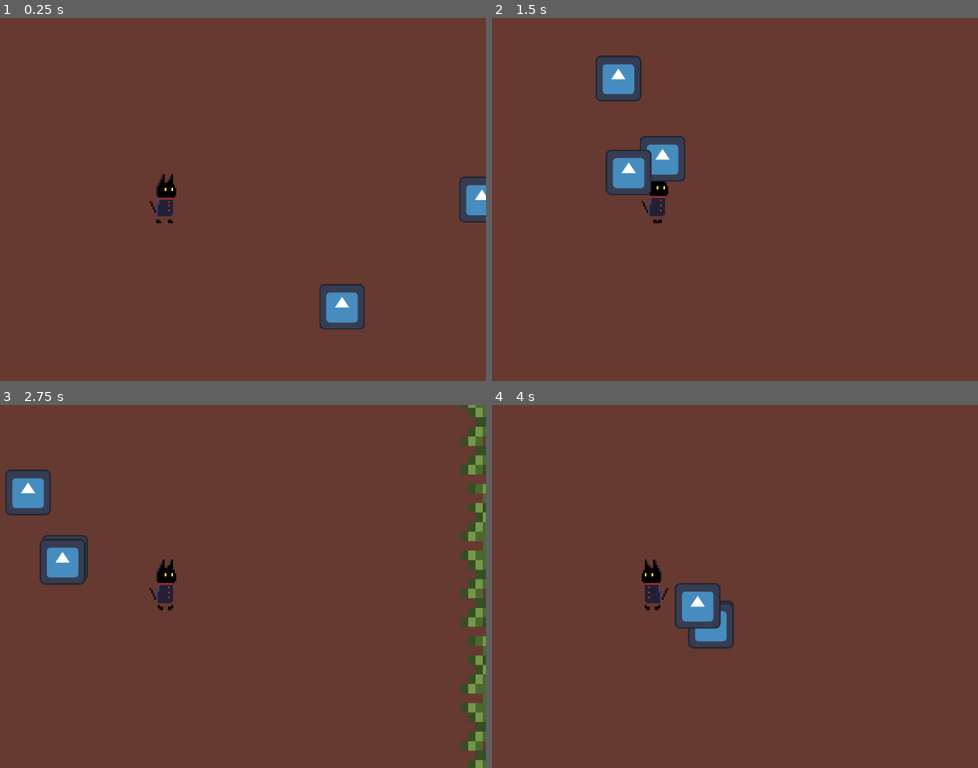
Above: before the commit, frames 1-4 (two rows, left to right).
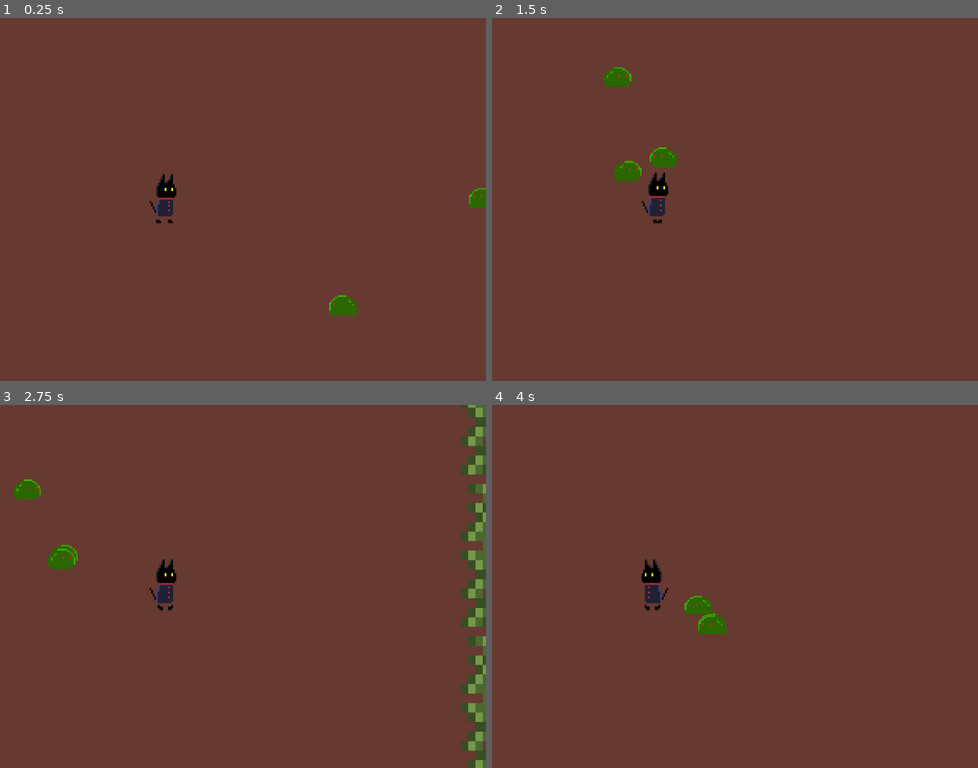
Above: after the commit, the same moments.

Repository: Neko-Lily/gamejam-game2
Game: Godot game, scene res://main.tscn
Two runs of this game, one before a commit and one after it. Both use one fixed random seed, a clock stepped at 60 frames per second and the inputs below. The engine's default icon, where the game draws it, is replaced by a stand-in: a white triangle on a blue panel in a dark square.
Inputs:
- Up to frame 1 (0.25 s): no input
- Up to frame 2 (1.5 s): hold D (move_right) 0.53-1.28 s; hold S (move_down) from 1.28 s (still down)
- Up to frame 3 (2.75 s): release S (move_down) at 2.03 s; hold D (move_right) from 2.03 s (still down)
- Up to frame 4 (4 s): release D (move_right) at 2.78 s; hold W (move_up) 2.78-3.53 s; hold A (move_left) from 3.53 s (still down)

The runs differ from the first frame. In frame 1, 1.8% of the frame differs, in the area x 65-100%, y 43-86%; in frame 2, 3.3%, in the area x 21-40%, y 10-49%; in frame 3, 2.5%; in frame 4, 1.9%.

Commit message:
adding sprite to slime

Diff:
--- a/godot-wild-jam-84/entities/enemies/enemy-1/scene/enemy.tscn
+++ /dev/null
@@ -1,20 +0,0 @@
-[gd_scene load_steps=4 format=3 uid="uid://dlfa7fhl8msim"]
-
-[ext_resource type="Script" uid="uid://boj3adgef4aas" path="res://entities/enemies/enemy-1/script/enemy.gd" id="1_6bead"]
-[ext_resource type="Texture2D" uid="uid://bnaxbmf56eqgy" path="res://icon.svg" id="1_ew18c"]
-
-[sub_resource type="CircleShape2D" id="CircleShape2D_6bead"]
-radius = 64.0
-
-[node name="enemy" type="CharacterBody2D" groups=["Player"]]
-scale = Vector2(0.75, 0.75)
-collision_mask = 0
-script = ExtResource("1_6bead")
-
-[node name="Sprite2D" type="Sprite2D" parent="."]
-texture = ExtResource("1_ew18c")
-
-[node name="Area2D" type="Area2D" parent="."]
-
-[node name="CollisionShape2D" type="CollisionShape2D" parent="Area2D"]
-shape = SubResource("CircleShape2D_6bead")
--- /dev/null
+++ b/godot-wild-jam-84/entities/enemies/slime/scene/enemy.tscn
@@ -0,0 +1,68 @@
+[gd_scene load_steps=10 format=3 uid="uid://dlfa7fhl8msim"]
+
+[ext_resource type="Script" uid="uid://boj3adgef4aas" path="res://entities/enemies/slime/script/enemy.gd" id="1_6bead"]
+[ext_resource type="Texture2D" uid="uid://c26wqsqu6pite" path="res://entities/enemies/slime/sprite/slime-enemy.png" id="2_vppn0"]
+
+[sub_resource type="CircleShape2D" id="CircleShape2D_6bead"]
+radius = 64.0
+
+[sub_resource type="AtlasTexture" id="AtlasTexture_atu11"]
+atlas = ExtResource("2_vppn0")
+region = Rect2(0, 0, 32, 32)
+
+[sub_resource type="AtlasTexture" id="AtlasTexture_vpik7"]
+atlas = ExtResource("2_vppn0")
+region = Rect2(32, 0, 32, 32)
+
+[sub_resource type="AtlasTexture" id="AtlasTexture_6g4ws"]
+atlas = ExtResource("2_vppn0")
+region = Rect2(64, 0, 32, 32)
+
+[sub_resource type="AtlasTexture" id="AtlasTexture_2lk2y"]
+atlas = ExtResource("2_vppn0")
+region = Rect2(96, 0, 32, 32)
+
+[sub_resource type="AtlasTexture" id="AtlasTexture_2oirp"]
+atlas = ExtResource("2_vppn0")
+region = Rect2(128, 0, 32, 32)
+
+[sub_resource type="SpriteFrames" id="SpriteFrames_hc5y8"]
+animations = [{
+"frames": [{
+"duration": 1.0,
+"texture": SubResource("AtlasTexture_atu11")
+}, {
+"duration": 1.0,
+"texture": SubResource("AtlasTexture_vpik7")
+}, {
+"duration": 1.0,
+"texture": SubResource("AtlasTexture_6g4ws")
+}, {
+"duration": 1.0,
+"texture": SubResource("AtlasTexture_2lk2y")
+}, {
+"duration": 1.0,
+"texture": SubResource("AtlasTexture_2oirp")
+}],
+"loop": true,
+"name": &"default",
+"speed": 5.0
+}]
+
+[node name="enemy" type="CharacterBody2D" groups=["Player"]]
+scale = Vector2(0.75, 0.75)
+collision_mask = 0
+script = ExtResource("1_6bead")
+
+[node name="Area2D" type="Area2D" parent="."]
+
+[node name="CollisionShape2D" type="CollisionShape2D" parent="Area2D"]
+shape = SubResource("CircleShape2D_6bead")
+
+[node name="AnimatedSprite2D" type="AnimatedSprite2D" parent="."]
+texture_filter = 1
+scale = Vector2(4, 4)
+sprite_frames = SubResource("SpriteFrames_hc5y8")
+autoplay = "default"
+frame = 2
+frame_progress = 0.14559
--- a/godot-wild-jam-84/entities/enemies/enemy-1/script/enemy.gd
+++ b/godot-wild-jam-84/entities/enemies/slime/script/enemy.gd
@@ -3,7 +3,7 @@
 @onready var player = get_tree().get_first_node_in_group("Player")
 @export var SPEED = 300
 @export var max_distance_to_player = 80
-
+@onready var sprite = $AnimatedSprite2D
 
 func _process(delta: float) -> void:
 	_move_towards_player(delta)
@@ -16,3 +16,12 @@
 		move_and_slide()
 	else:
 		global_position.move_toward(Vector2(0,0),delta)
+
+	if velocity.x != 0 || velocity.y != 0 :
+		sprite.play("moving")
+		if velocity.x > 0 :
+			sprite.flip_h =true
+		if velocity.x < 0 :
+			sprite.flip_h= false
+	else:
+		sprite.play("default")
--- a/godot-wild-jam-84/main.tscn
+++ b/godot-wild-jam-84/main.tscn
@@ -2,7 +2,7 @@
 
 [ext_resource type="PackedScene" uid="uid://o72nobllxw1f" path="res://level/scene/level.tscn" id="1_ig7tw"]
 [ext_resource type="PackedScene" uid="uid://bkhfiskncyhjd" path="res://entities/player/scene/player.tscn" id="2_0xm2m"]
-[ext_resource type="PackedScene" uid="uid://dlfa7fhl8msim" path="res://entities/enemies/enemy-1/scene/enemy.tscn" id="3_h2yge"]
+[ext_resource type="PackedScene" uid="uid://dlfa7fhl8msim" path="res://entities/enemies/slime/scene/enemy.tscn" id="3_h2yge"]
 
 [node name="Main" type="Node2D"]
 
--- a/godot-wild-jam-84/project.godot
+++ b/godot-wild-jam-84/project.godot
@@ -22,14 +22,14 @@
 [file_customization]
 
 folder_colors={
-"res://entities/enemies/enemy-1/scene/": "purple",
-"res://entities/enemies/enemy-1/script/": "teal",
 "res://entities/enemies/enemy-1/sfx/": "pink",
-"res://entities/enemies/enemy-1/sprite/": "orange",
 "res://entities/enemies/example/scene/": "purple",
 "res://entities/enemies/example/scripts/": "teal",
 "res://entities/enemies/example/sfx/": "pink",
 "res://entities/enemies/example/sprite/": "orange",
+"res://entities/enemies/slime/scene/": "purple",
+"res://entities/enemies/slime/script/": "teal",
+"res://entities/enemies/slime/sprite/": "orange",
 "res://entities/player/scene/": "purple",
 "res://entities/player/scripts/": "teal",
 "res://entities/player/sfx/": "pink",
Renamed: godot-wild-jam-84/entities/enemies/enemy-1/script/enemy.gd.uid -> godot-wild-jam-84/entities/enemies/slime/script/enemy.gd.uid
Binary file added: godot-wild-jam-84/entities/enemies/slime/sprite/slime-enemy.png
Not shown, added: godot-wild-jam-84/entities/enemies/slime/sprite/slime-enemy.png.import
